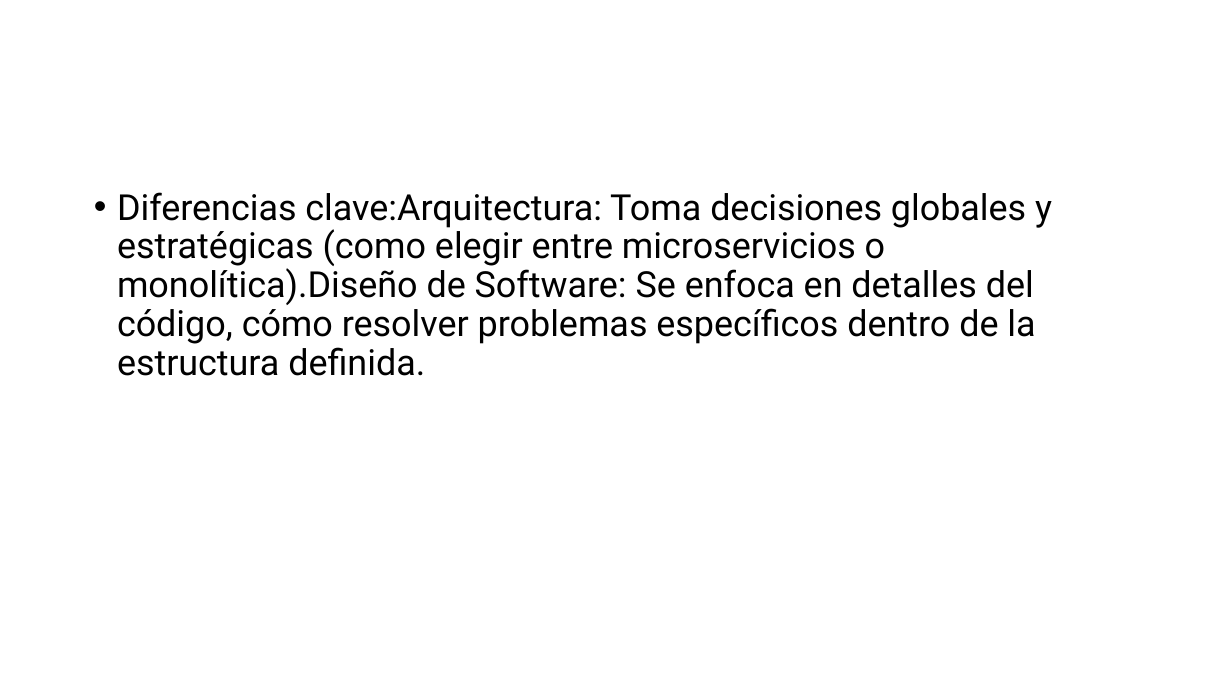
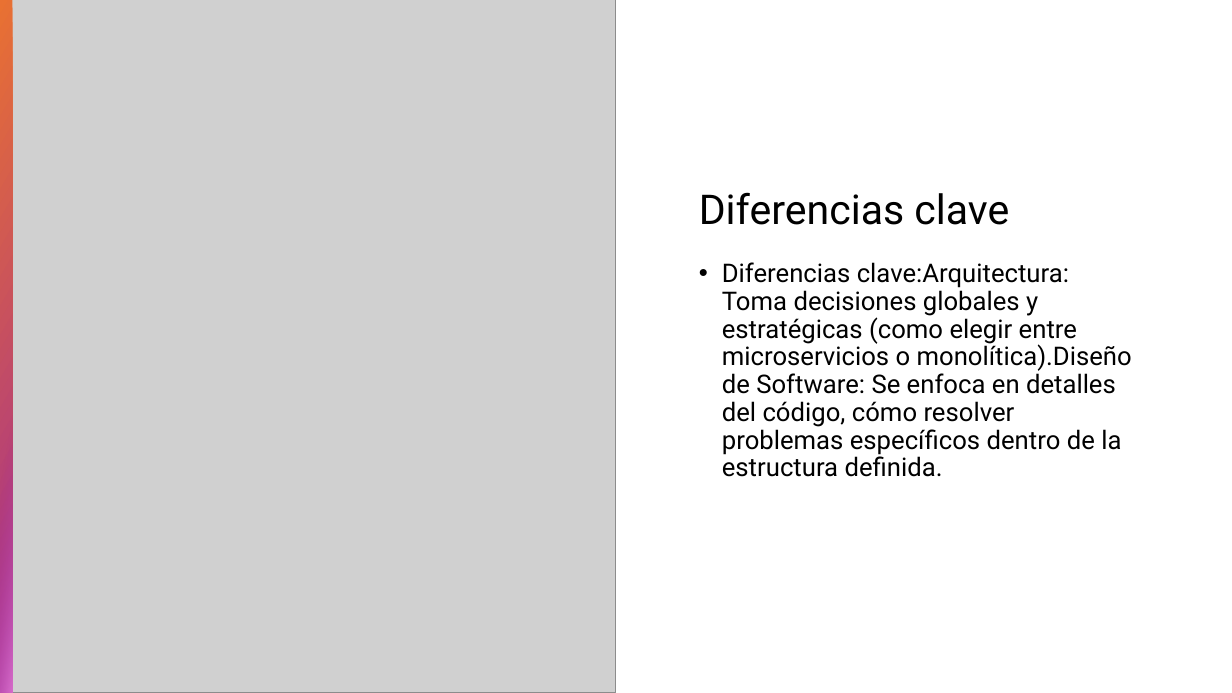
Before and after one commit to juban1234/trimestre-5, a slide deck: slide 4 of carlos/Arquitectura de diseño de programacion.pptx. Drawn at 1232x693 pixels with LibreOffice and Linux fonts; fonts in the diff are those of the drawing; grey boxes stand for pictures. Boxes give left, top, right and bottom in pixels: in the first picture for what was removed or moved away, otherwise in the second. Text is boxed around its words. In the diff, an @@ line names an element or a change of style, - is before the commit and + after.

```diff
--- a/carlos/Arquitectura de diseño de programacion.pptx
+++ b/carlos/Arquitectura de diseño de programacion.pptx
@@ picture added at box(0, 0, 616, 693) @@
@@ rectangle added at box(0, 0, 12, 693), fill gradient #E97132 to #A02B93 @@
@@ title added at box(699, 192, 1009, 225), 32 pt, text #000000 @@
+Diferencias clave
@@ text "Diferencias clave:Arquitectura: Toma decisiones globales ...": place and size @@
-text "Diferencias clave:Arquitectura: Toma decisiones globales ..." at box(117, 192, 1052, 376)
+text "Diferencias clave:Arquitectura: Toma decisiones globales ..." at box(722, 262, 1132, 477)
@@ text "Diferencias clave:Arquitectura: Toma decisiones globales ..." at box(722, 262, 1132, 477): size 28 to 20 pt @@
@@ rectangle added at box(0, 419, 12, 693), fill gradient #A02B93 to #D86ECC @@
```
Also in this commit, not shown: 3 other slides changed, 52 other files.
